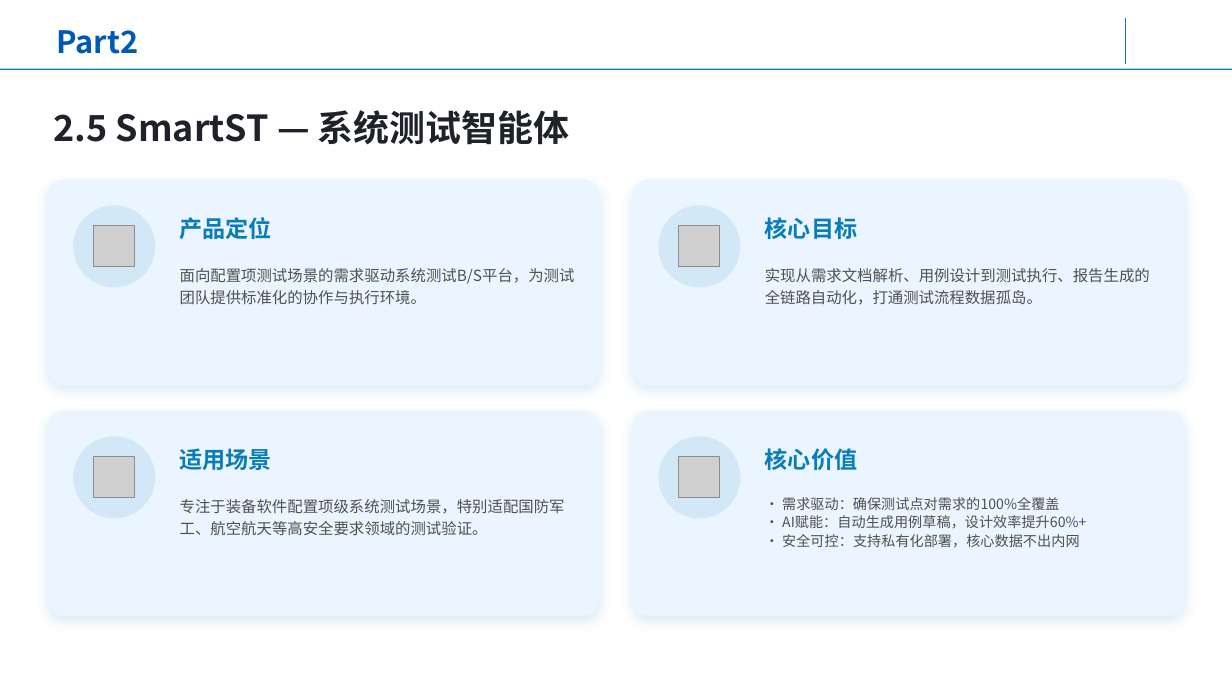
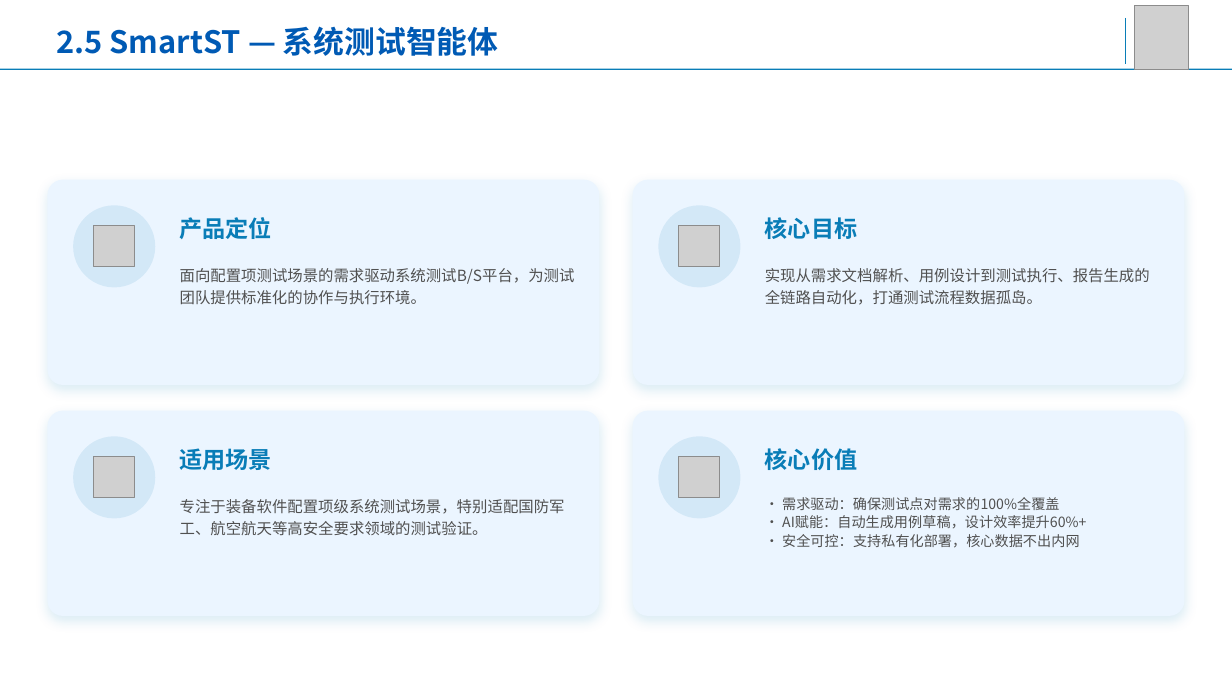
Before and after one commit to AgentForSE/.github, a slide deck: slide 20 of 基于AgentForSE五大智能体的装备软件智能研发平台-0.1.pptx (slide 24 before the commit). Drawn at 1232x693 pixels with LibreOffice and Linux fonts; fonts in the diff are those of the drawing; grey boxes stand for pictures; background and template pictures are left out. Boxes give left, top, right and bottom in pixels: in the first picture for what was removed or moved away, otherwise in the second. Text is boxed around its words. In the diff, an @@ line names an element or a change of style, - is before the commit and + after.

Commit message:
更新基于AgentForSE五大智能体的装备软件智能研发平台PPT

```diff
--- a/基于AgentForSE五大智能体的装备软件智能研发平台-0.1.pptx
+++ b/基于AgentForSE五大智能体的装备软件智能研发平台-0.1.pptx
@@ text at (56,26,499,56): text changed @@
-Part2
+2.5 SmartST — 系统测试智能体
@@ picture added at (1135,6,1189,69) @@
@@ text removed at (54,110,569,145) @@
-2.5 SmartST — 系统测试智能体
```
Also in this commit, not shown: 24 other slides changed, 2 slides added, 14 slides removed.
